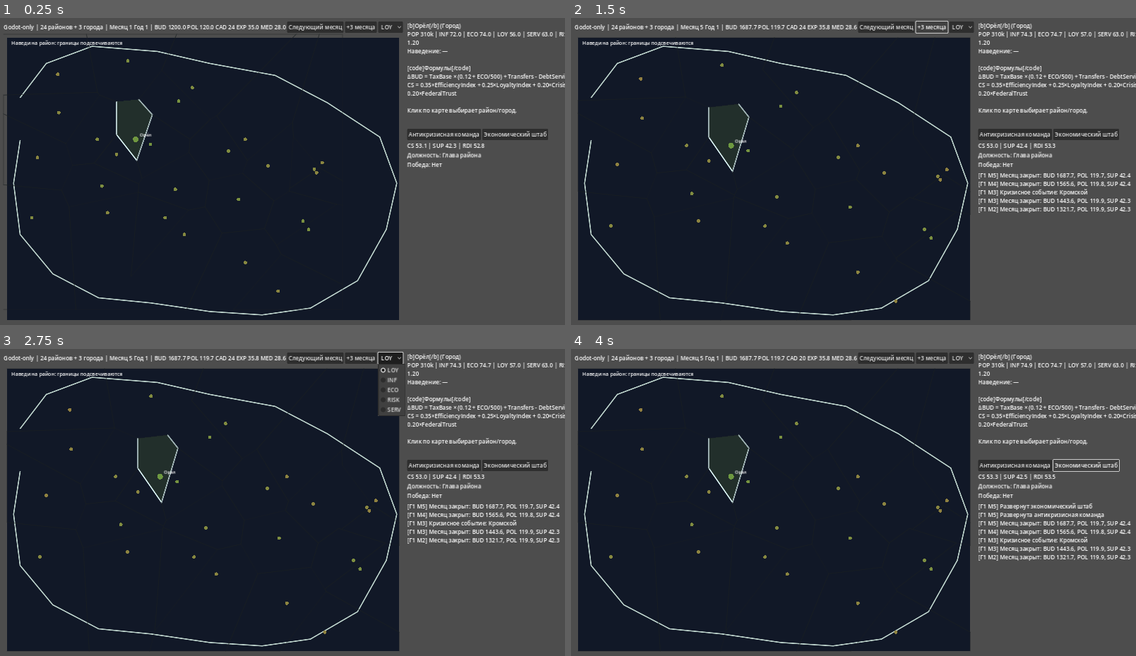
Above: before the commit, frames 1-4 (two rows, left to right).
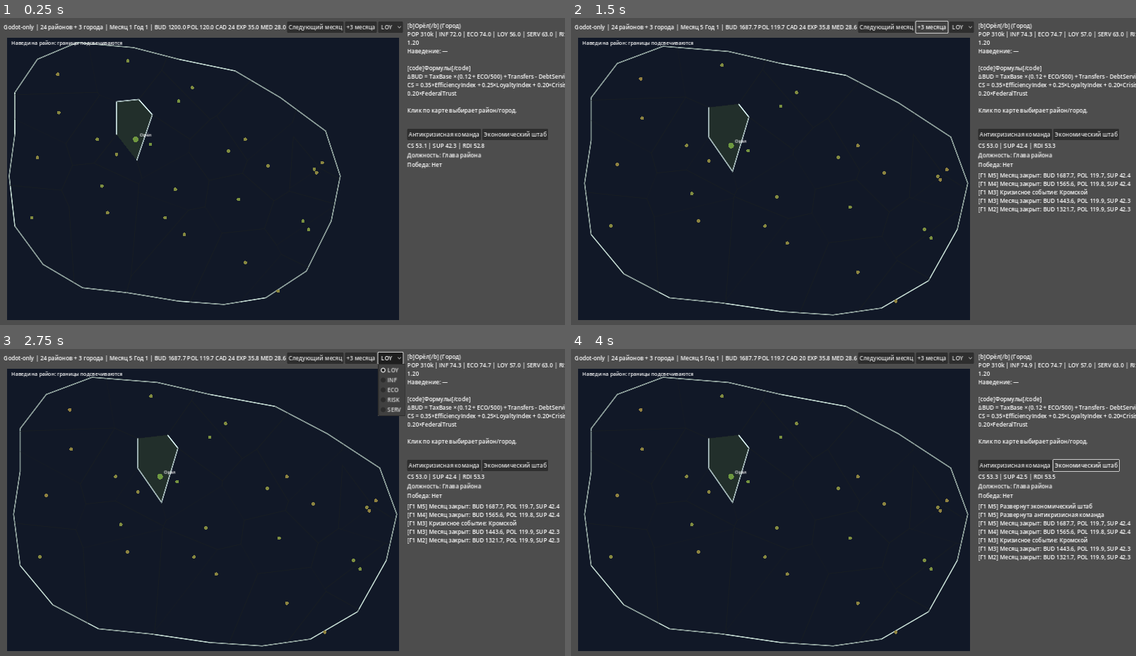
Above: after the commit, the same moments.

Repository: aleksandrmaricev141-star/gunis-
Game: Godot game, scene res://scenes/Main.tscn
The game is run twice, just before and just after one commit, with the same random seed, the same clock (stepped at 60 frames per second) and the same inputs.
Inputs:
- Up to frame 1 (0.25 s): no input
- Up to frame 2 (1.5 s): click "Следующий месяц" at 0.5 s; click "+3 месяца" at 1.25 s
- Up to frame 3 (2.75 s): click "LOY" at 2 s
- Up to frame 4 (4 s): click "Антикризисная команда" at 2.75 s; click "Экономический штаб" at 3.5 s

The runs differ from the first frame. In frame 1, 1.7% of the frame differs, in the area x 0-71%, y 5-98%; in frame 2, 0.4%; in frame 3, 0.4%; in frame 4, 0.4%.

Commit message:
Clip interactive district cells to real oblast border

Diff:
--- a/godot/scripts/ui/MapCanvas.gd
+++ b/godot/scripts/ui/MapCanvas.gd
@@ -14,6 +14,7 @@
 var map_texture: Texture2D
 var projected_points: Dictionary = {}
 var district_cells: Dictionary = {}
+var border_projected: Array[Vector2] = []
 
 func configure(border: Array, district_items: Array, selected: String, mode: String) -> void:
 	border_points = border
@@ -44,7 +45,8 @@
 func _rebuild_geometry() -> void:
 	projected_points.clear()
 	district_cells.clear()
-	if districts.is_empty():
+	border_projected = _project_border_polygon()
+	if districts.is_empty() or border_projected.size() < 3:
 		return
 	for d in districts:
 		var id: String = String(d["id"])
@@ -53,12 +55,9 @@
 	for d in districts:
 		var id: String = String(d["id"])
 		var p: Vector2 = projected_points[id]
-		var cell: Array[Vector2] = [
-			map_rect.position,
-			Vector2(map_rect.end.x, map_rect.position.y),
-			map_rect.end,
-			Vector2(map_rect.position.x, map_rect.end.y)
-		]
+		var cell: Array[Vector2] = []
+		for bp in border_projected:
+			cell.append(bp)
 		for other in districts:
 			var other_id: String = String(other["id"])
 			if other_id == id:
@@ -94,11 +93,20 @@
 	return out
 
 func _draw_outline() -> void:
-	var pts: PackedVector2Array = PackedVector2Array()
+	if border_projected.is_empty():
+		border_projected = _project_border_polygon()
+	if border_projected.size() < 3:
+		return
+	var pts: PackedVector2Array = PackedVector2Array(border_projected)
+	pts.append(border_projected[0])
+	draw_polyline(pts, Color(0.9, 1.0, 0.95, 0.8), 2.0, true)
+
+func _project_border_polygon() -> Array[Vector2]:
+	var out: Array[Vector2] = []
 	for p in border_points:
 		var pp: Array = p
-		pts.append(_project_geo(float(pp[1]), float(pp[0])))
-	draw_polyline(pts, Color(0.9, 1.0, 0.95, 0.8), 2.0, true)
+		out.append(_project_geo(float(pp[1]), float(pp[0])))
+	return out
 
 func _draw_cells_overlay() -> void:
 	for d in districts:
@@ -156,7 +164,7 @@
 			_select_nearest(pos)
 
 func _update_hover(pos: Vector2) -> void:
-	if not map_rect.has_point(pos):
+	if not map_rect.has_point(pos) or not Geometry2D.is_point_in_polygon(pos, PackedVector2Array(border_projected)):
 		if hovered_id != "":
 			hovered_id = ""
 			queue_redraw()
